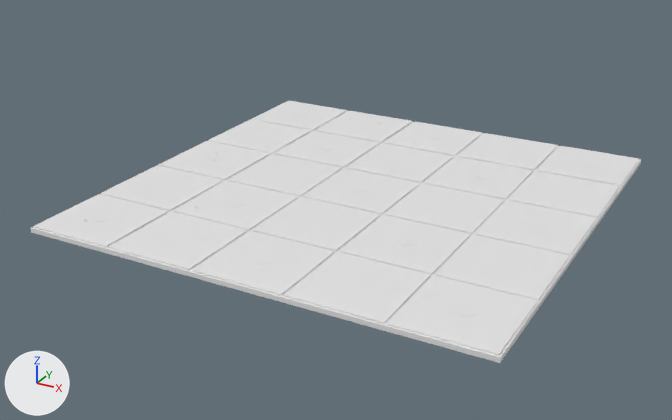
The FBX model Assets/Art/Models/SH10_L09_Floor.fbx, before and after one commit.
Before and after are seen from a camera (50 mm lens) standing at (17.4, -34.2, 15.9) and looking at (-0.6, -1.3, -0.5). Lighting does not change. The marker at lower left points along +X, +Y and +Z. The first picture is the older version.

In view in the first picture: 'SH10_L09_Floor'.
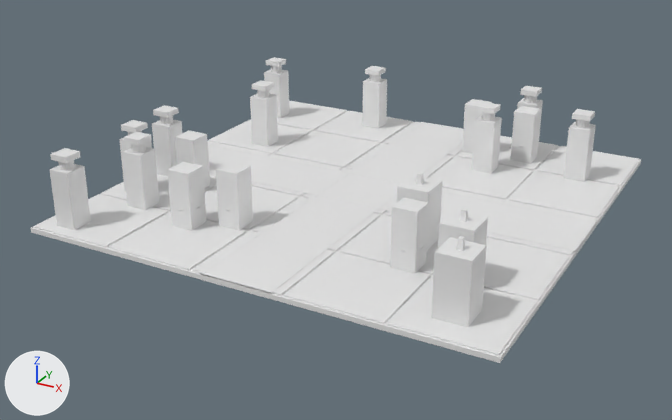
Changed parts and their boxes (x1, y1, x2, y2) in the pictures (672 x 420 px):
'SH10_L09_Floor_Blockers', added
    after: (50, 70, 596, 327)
'SH10_L09_Floor_Obstacles', added
    after: (50, 57, 595, 252)
    faces in mat_sh10_l09_floor_trim (white #e7e7e7): (50, 57, 595, 252)
    faces in mat_sh10_l09_floor_pillar (white #e7e7e7): (58, 66, 590, 251)

Patch to the scene script:
```diff
--- a/Assets/Art/Models/SH10_L09_Floor.fbx.py
+++ b/Assets/Art/Models/SH10_L09_Floor.fbx.py
@@ mat_sh10_l09_floor_dark @@
+mat_sh10_l09_floor_dark = principled_material('SH10_L09_Floor_Dark')
+mat_sh10_l09_floor_dark.base_color = (0.8, 0.8, 0.8)  # white #e7e7e7
@@ mat_sh10_l09_floor_stone @@
+mat_sh10_l09_floor_stone = principled_material('SH10_L09_Floor_Stone')
+mat_sh10_l09_floor_stone.base_color = (0.8, 0.8, 0.8)  # white #e7e7e7
@@ mat_sh10_l09_floor_trim @@
+mat_sh10_l09_floor_trim = principled_material('SH10_L09_Floor_Trim')
+mat_sh10_l09_floor_trim.base_color = (0.8, 0.8, 0.8)  # white #e7e7e7
@@ mat_sh10_l09_floor_pillar @@
+mat_sh10_l09_floor_pillar = principled_material('SH10_L09_Floor_Pillar')
+mat_sh10_l09_floor_pillar.base_color = (0.8, 0.8, 0.8)  # white #e7e7e7
@@ mat_sh10_l09_floor_blocker @@
+mat_sh10_l09_floor_blocker = principled_material('SH10_L09_Floor_Blocker')
+mat_sh10_l09_floor_blocker.base_color = (0.8, 0.8, 0.8)  # white #e7e7e7
@@ me_cube_574 @@
+me_cube_574.from_pydata(...)  # 924 vertices, 876 faces; spans x -9.5..8.4, y -9.4..9.1, z 0.0..3.1
+# faces by material slot: [60, 138, 132, 126, 420]
+me_cube_574.materials.append(mat_sh10_l09_floor_stone)  # white #e7e7e7
+me_cube_574.materials.append(mat_sh10_l09_floor_pillar)  # white #e7e7e7
+me_cube_574.materials.append(mat_sh10_l09_floor_trim)  # white #e7e7e7
+me_cube_574.materials.append(mat_sh10_l09_floor_dark)  # white #e7e7e7
+me_cube_574.materials.append(mat_sh10_l09_floor_glow)  # white #e7e7e7
@@ me_cube_576 @@
+me_cube_576.from_pydata(...)  # 152 vertices, 114 faces; spans x -9.5..8.5, y -9.4..9.1, z 0.0..2.5
+me_cube_576.materials.append(mat_sh10_l09_floor_blocker)  # white #e7e7e7
@@ ob_sh10_l09_floor_obstacles @@
+ob_sh10_l09_floor_obstacles = bpy.data.objects.new('SH10_L09_Floor_Obstacles', me_cube_574)
+ob_sh10_l09_floor_obstacles.location = (0.0, 0.0, 0.0)
@@ ob_sh10_l09_floor_blockers @@
+ob_sh10_l09_floor_blockers = bpy.data.objects.new('SH10_L09_Floor_Blockers', me_cube_576)
+ob_sh10_l09_floor_blockers.location = (0.0, 0.0, 0.0)
```
